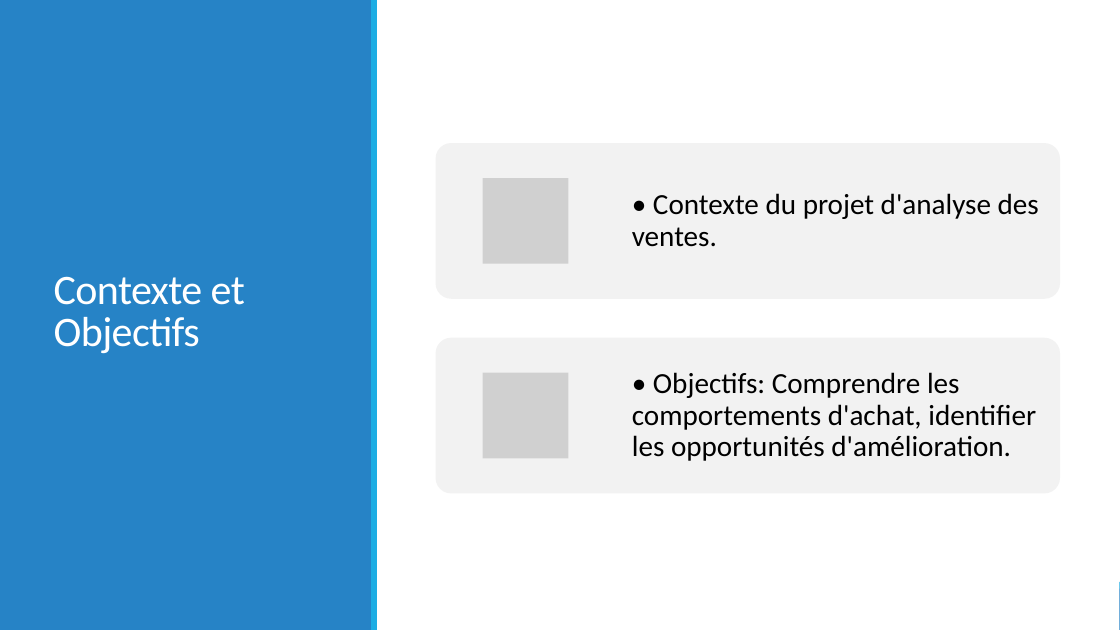
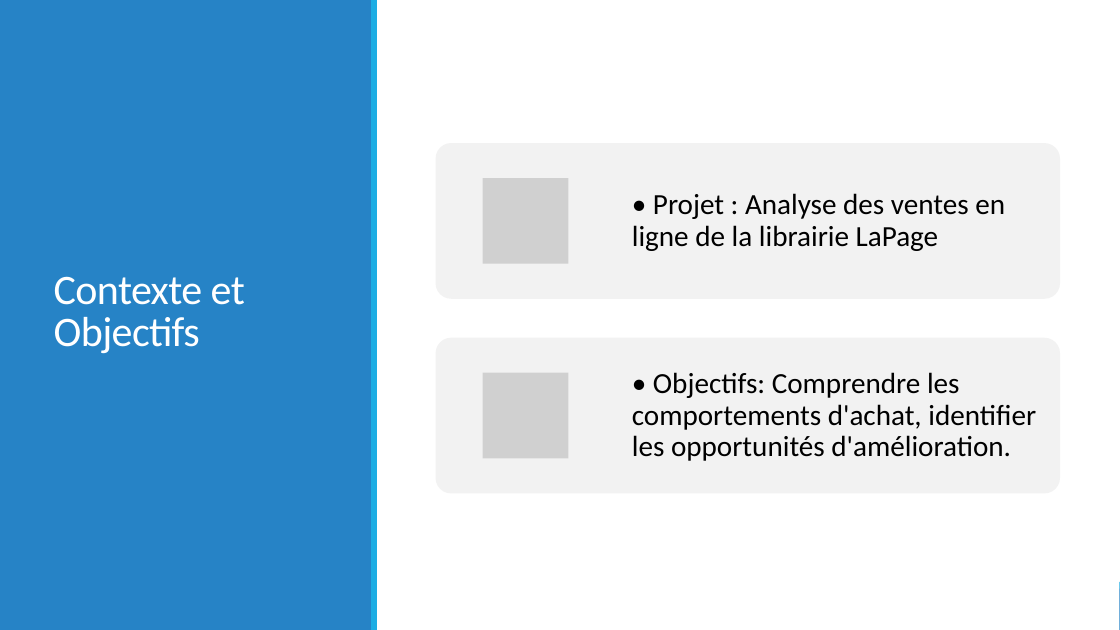
Before and after one commit to obenmaha/analyse-ventes-librairie, a slide deck: slide 3 of presentation_BENMAHAMMED_Oussama_Lapage.pptx. Drawn at 1120x630 pixels with LibreOffice and Linux fonts; fonts in the diff are those of the drawing; grey boxes stand for pictures. Boxes give left, top, right and bottom in pixels: in the first picture for what was removed or moved away, otherwise in the second. Text is boxed around its words. In the diff, an @@ line names an element or a change of style, - is before the commit and + after.

```diff
--- a/presentation_BENMAHAMMED_Oussama_Lapage.pptx
+++ b/presentation_BENMAHAMMED_Oussama_Lapage.pptx
@@ text at [632, 193, 1005, 251]: text changed @@
-• Contexte du projet d'analyse des ventes.
+• Projet : Analyse des ventes en ligne de la librairie LaPage
```
Also in this commit, not shown: 3 other slides changed, 2 other files.
